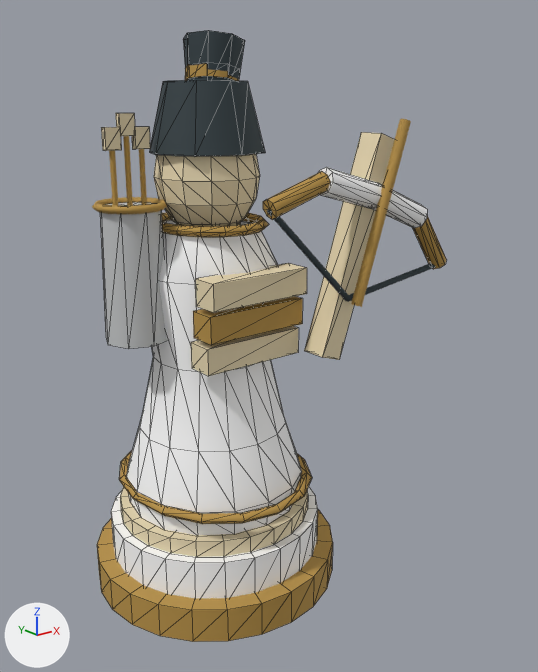
The glTF model art/terrain-study/unit-roster-review/qinCrossbowman.glb, before and after one commit.
Camera for both pictures: a 50 mm camera at (-0.738, -1.094, 0.895) aimed at (0.108, -0.036, 0.472). The lights are fixed; the arrows at lower left show +X, +Y and +Z. The first picture is the older version. Mesh edges are drawn as thin lines on the coarser meshes. Where no turn or scale is listed for an object, it has been applied to the vertices.

Names of what the first picture shows: 'Enamel base', 'Faceted ivory face', 'Ivory base bead', 'Ivory crossbow stock', 'Lamellar chest rows', 'Lamellar chest rows.001', 'Lamellar chest rows.002', 'Trim hem', 'Trim plinth', 'Turned enamel robe', 'Wrapped hair', 'crossbowman enamel quiver' and 17 more.
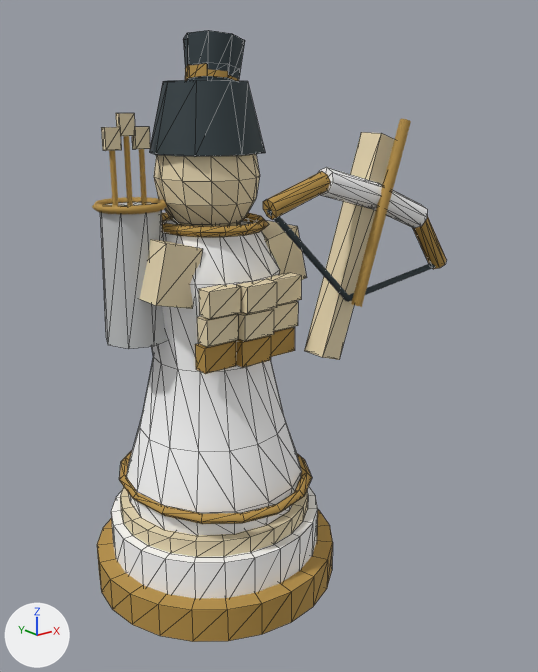
Changed parts and their boxes [x1, y1, x2, y2] in the pictures (538 x 672 px):
'Lamellar chest rows.002', deleted (beige)
    before: [195, 263, 307, 313]
'Lamellar chest rows.001', deleted (orange)
    before: [193, 296, 303, 345]
'Shoulder armour', added (beige)
    after: [140, 239, 203, 309]
'Lamellar chest rows', deleted (beige)
    before: [191, 326, 298, 376]
'Shoulder armour.001', added (beige)
    after: [262, 221, 307, 280]
'Overlapping armour plates.006', added (beige)
    after: [199, 284, 241, 319]
'Overlapping armour plates.003', added (beige)
    after: [197, 314, 238, 347]
'Overlapping armour plates.007', added (beige)
    after: [236, 279, 277, 314]
'Overlapping armour plates', added (orange)
    after: [195, 341, 236, 374]
'Overlapping armour plates.004', added (beige)
    after: [236, 309, 274, 341]
'Overlapping armour plates.001', added (orange)
    after: [235, 336, 271, 368]
'Overlapping armour plates.008', added (beige)
    after: [266, 273, 301, 305]
'Overlapping armour plates.005', added (beige)
    after: [273, 301, 298, 331]
'Overlapping armour plates.002', added (orange)
    after: [269, 327, 295, 357]

What changed in the scene script:
```text
Add me_mesh_39:
    me_mesh_39.from_pydata([(0.0224, -0.0684, 0.057), (0.0224, 0.0684, 0.057), (0.0462, -0.0684, -0.0402), (0.0462, 0.0684, -0.0402), (-0.0462, 0.0684, 0.0402), (-0.0462, -0.0684, 0.0402), (-0.0224, 0.0684, -0.057), (-0.0224, -0.0684, -0.057)], [], [(0, 2, 1), (2, 3, 1), (4, 6, 5), (6, 7, 5), (4, 5, 1), (5, 0, 1), (7, 6, 2), (6, 3, 2), (5, 7, 0), (7, 2, 0), (1, 3, 4), (3, 6, 4)])
    me_mesh_39.materials.append(mat_warm_ivory)  # beige #e8d8b2
Add me_mesh_38:
    me_mesh_38.from_pydata([(0.0462, -0.0684, 0.0402), (0.0462, 0.0684, 0.0402), (0.0224, -0.0684, -0.057), (0.0224, 0.0684, -0.057), (-0.0224, 0.0684, 0.057), (-0.0224, -0.0684, 0.057), (-0.0462, 0.0684, -0.0402), (-0.0462, -0.0684, -0.0402)], [], [(0, 2, 1), (2, 3, 1), (4, 6, 5), (6, 7, 5), (4, 5, 1), (5, 0, 1), (7, 6, 2), (6, 3, 2), (5, 7, 0), (7, 2, 0), (1, 3, 4), (3, 6, 4)])
    me_mesh_38.materials.append(mat_warm_ivory)  # beige #e8d8b2
Remove ob_lamellar_chest_rows:
    ob_lamellar_chest_rows = bpy.data.objects.new('Lamellar chest rows', me_mesh_29)
Remove ob_lamellar_chest_rows_001:
    ob_lamellar_chest_rows_001 = bpy.data.objects.new('Lamellar chest rows.001', me_mesh_30)
Remove ob_lamellar_chest_rows_002:
    ob_lamellar_chest_rows_002 = bpy.data.objects.new('Lamellar chest rows.002', me_mesh_31)
Add ob_shoulder_armour_001:
    ob_shoulder_armour_001 = bpy.data.objects.new('Shoulder armour.001', me_mesh_39)
    ob_shoulder_armour_001.location = (0.114, -0.014, 0.626)
Add ob_shoulder_armour:
    ob_shoulder_armour = bpy.data.objects.new('Shoulder armour', me_mesh_38)
    ob_shoulder_armour.location = (-0.114, -0.014, 0.626)
Add ob_overlapping_armour_plates_008:
    ob_overlapping_armour_plates_008 = bpy.data.objects.new('Overlapping armour plates.008', me_mesh_37)  # a box spanning x -0.031..0.031, y -0.0148..0.0148, z -0.022..0.022; in mat_warm_ivory (beige #e8d8b2)
    ob_overlapping_armour_plates_008.location = (0.066, -0.125, 0.588)
Add ob_overlapping_armour_plates_007:
    ob_overlapping_armour_plates_007 = bpy.data.objects.new('Overlapping armour plates.007', me_mesh_37.copy())
    ob_overlapping_armour_plates_007.location = (0.0, -0.138, 0.588)
Add ob_overlapping_armour_plates_006:
    ob_overlapping_armour_plates_006 = bpy.data.objects.new('Overlapping armour plates.006', me_mesh_37.copy())
    ob_overlapping_armour_plates_006.location = (-0.066, -0.125, 0.588)
Add ob_overlapping_armour_plates_005:
    ob_overlapping_armour_plates_005 = bpy.data.objects.new('Overlapping armour plates.005', me_mesh_37.copy())
    ob_overlapping_armour_plates_005.location = (0.066, -0.117, 0.539)
Add ob_overlapping_armour_plates_004:
    ob_overlapping_armour_plates_004 = bpy.data.objects.new('Overlapping armour plates.004', me_mesh_37.copy())
    ob_overlapping_armour_plates_004.location = (0.0, -0.13, 0.539)
Add ob_overlapping_armour_plates_003:
    ob_overlapping_armour_plates_003 = bpy.data.objects.new('Overlapping armour plates.003', me_mesh_37.copy())
    ob_overlapping_armour_plates_003.location = (-0.066, -0.117, 0.539)
Add ob_overlapping_armour_plates_002:
    ob_overlapping_armour_plates_002 = bpy.data.objects.new('Overlapping armour plates.002', me_mesh_31_1)  # a box spanning x -0.031..0.031, y -0.0148..0.0148, z -0.022..0.022; in mat_trim_gilt (orange #b69045)
    ob_overlapping_armour_plates_002.location = (0.066, -0.109, 0.49)
Add ob_overlapping_armour_plates_001:
    ob_overlapping_armour_plates_001 = bpy.data.objects.new('Overlapping armour plates.001', me_mesh_30_1)  # a box spanning x -0.031..0.031, y -0.0148..0.0148, z -0.022..0.022; in mat_trim_gilt (orange #b69045)
    ob_overlapping_armour_plates_001.location = (0.0, -0.122, 0.49)
Add ob_overlapping_armour_plates:
    ob_overlapping_armour_plates = bpy.data.objects.new('Overlapping armour plates', me_mesh_29_1)  # a box spanning x -0.031..0.031, y -0.0148..0.0148, z -0.022..0.022; in mat_trim_gilt (orange #b69045)
    ob_overlapping_armour_plates.location = (-0.066, -0.109, 0.49)
```
